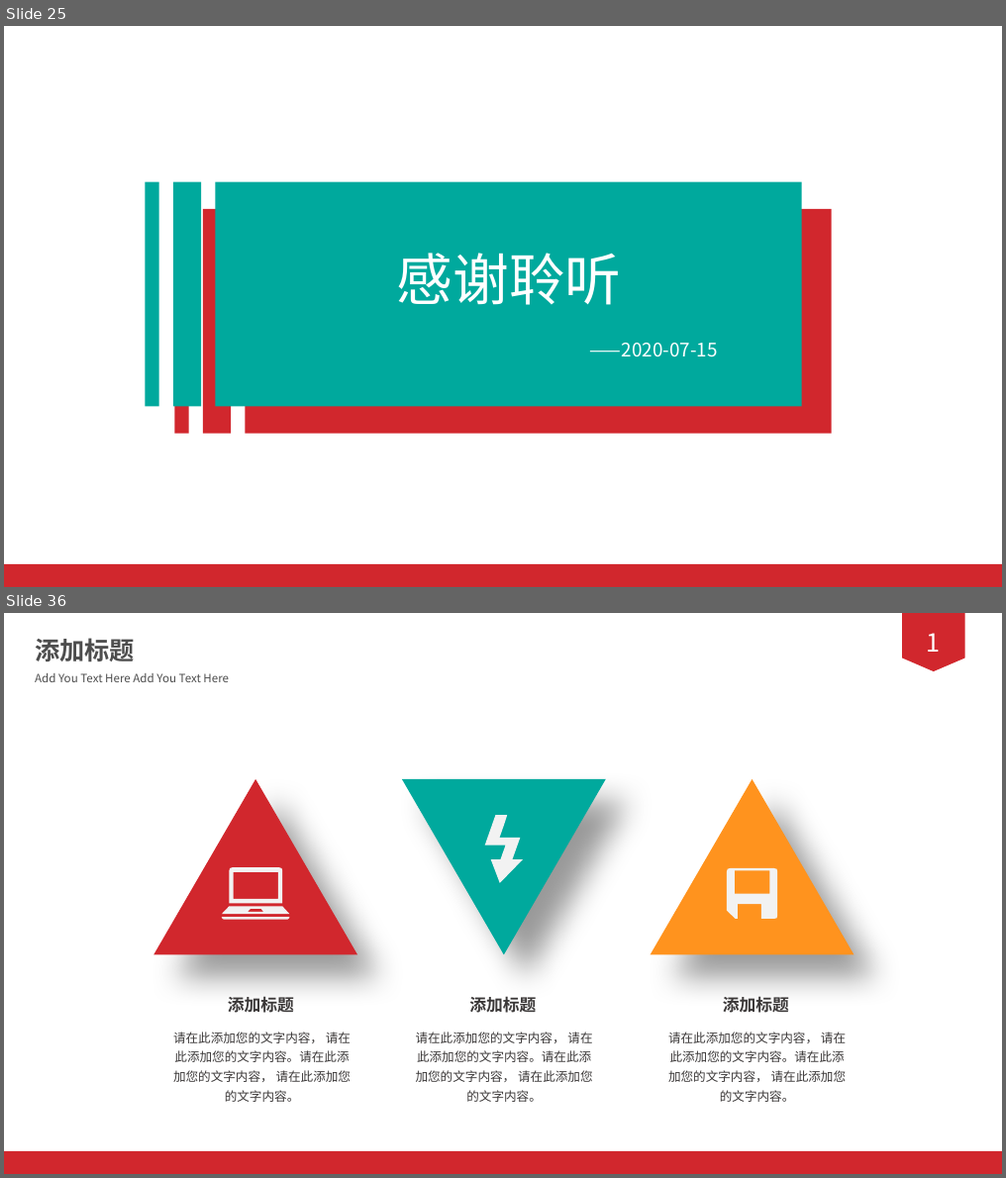
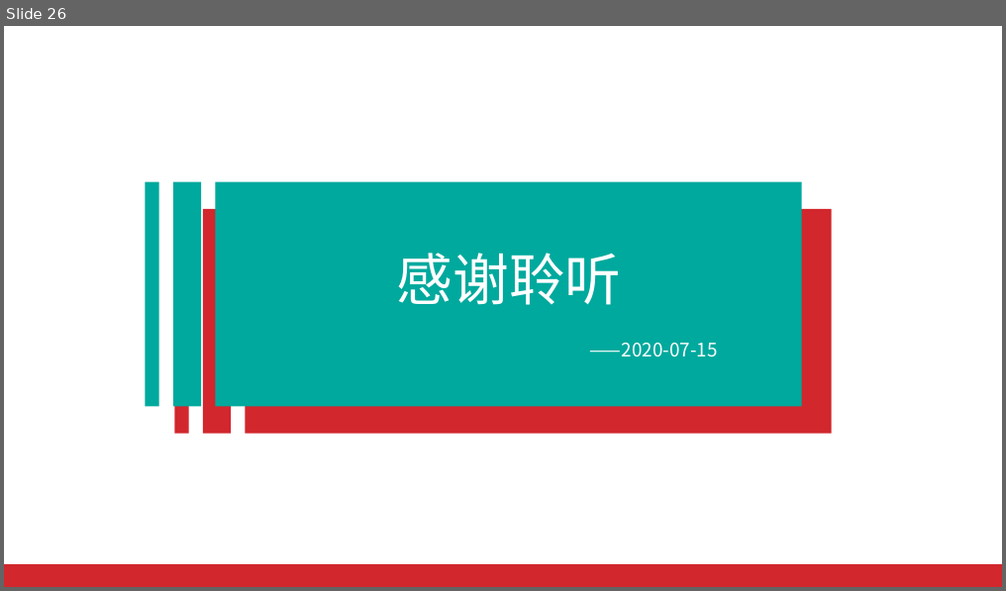
Before and after one commit to 1AKO1/2020shixun, a slide deck: doc/PPT/答辩ppt.pptx. Shown one above the other, each under a label of ours: slides 25 and 36 before the commit, slide 26 after it; the slides between them are not shown. The pictures are 1006x1178 and 1006x591 pixels, drawn with LibreOffice and Linux fonts; fonts in the diff are those of the drawing. Boxes give left, top, right and bottom in pixels: in the first picture for what was removed or moved away, otherwise in the second. Text is boxed around its words. In the diff, an @@ line names an element or a change of style, - is before the commit and + after.

```diff
--- a/doc/PPT/答辩ppt.pptx
+++ b/doc/PPT/答辩ppt.pptx
@@ slide 36 removed at <box>4,613,1002,1174</box>, background #FFFFFF @@
@@ text removed at <box>35,638,135,663</box> @@
-添加标题
@@ freeform shape removed at <box>902,613,965,671</box> @@
-1
@@ text removed at <box>35,673,229,682</box> @@
-Add You Text Here Add You Text Here
@@ triangle removed at <box>153,779,357,956</box> @@
@@ triangle removed at <box>402,779,606,956</box> @@
@@ triangle removed at <box>650,779,853,956</box> @@
@@ freeform shape removed at <box>484,815,523,883</box> @@
@@ freeform shape removed at <box>230,867,282,903</box> @@
@@ freeform shape removed at <box>727,868,778,919</box> @@
@@ freeform shape removed at <box>222,906,290,914</box> @@
@@ freeform shape removed at <box>222,917,290,919</box> @@
@@ text removed at <box>228,997,294,1013</box> @@
-添加标题
@@ text removed at <box>469,997,536,1013</box> @@
-添加标题
@@ text removed at <box>723,997,789,1013</box> @@
-添加标题
@@ text removed at <box>173,1032,351,1102</box> @@
-请在此添加您的文字内容， 请在此添加您的文字内容。请在此添加您的文字内容， 请在此添加您的文字内容。
@@ text removed at <box>416,1032,593,1102</box> @@
-请在此添加您的文字内容， 请在此添加您的文字内容。请在此添加您的文字内容， 请在此添加您的文字内容。
@@ text removed at <box>668,1032,846,1102</box> @@
-请在此添加您的文字内容， 请在此添加您的文字内容。请在此添加您的文字内容， 请在此添加您的文字内容。
@@ rectangle removed at <box>4,1152,1002,1174</box> @@
@@ what was slide 25 is now slide 26 @@
```
Also in this commit, not shown: 14 slides changed, 1 slide added, 15 other slides removed.
